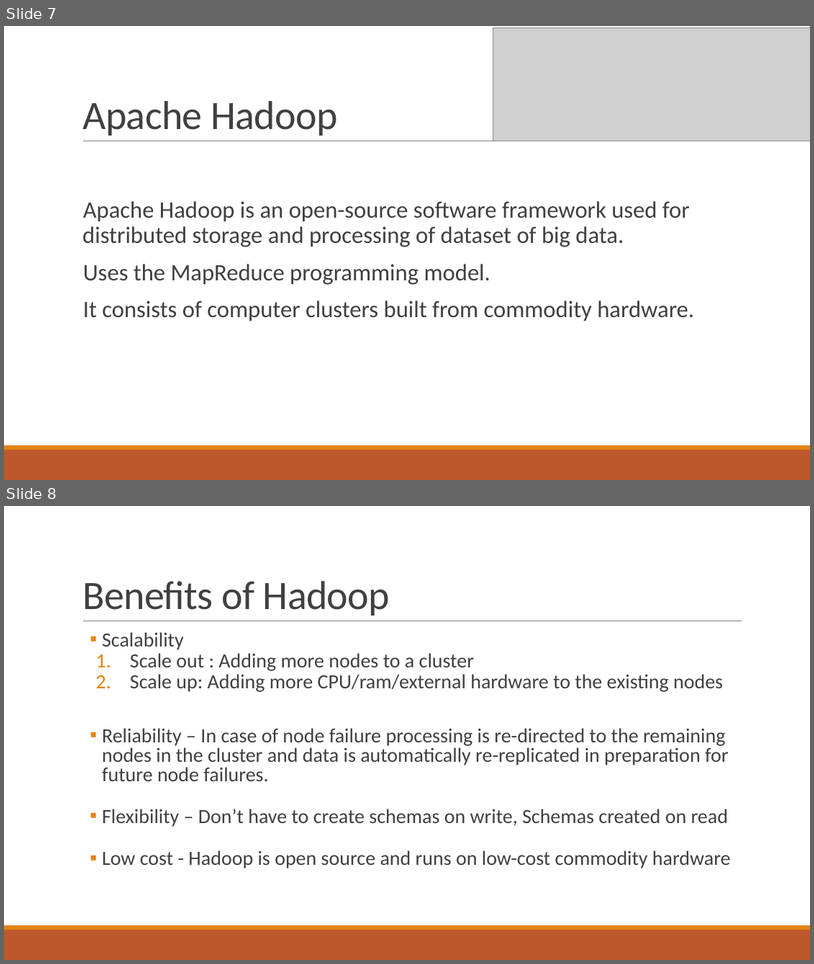
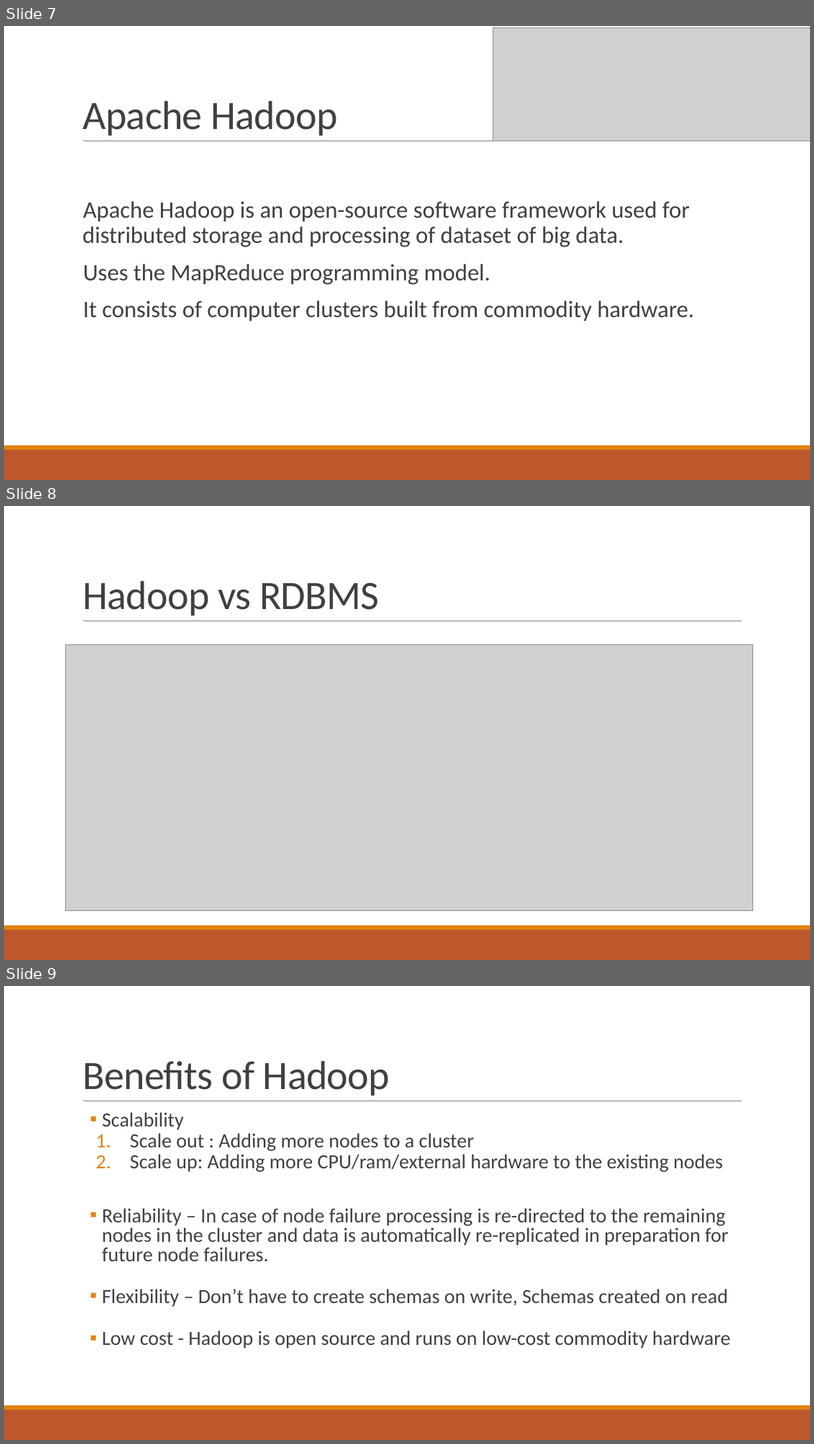
Before and after one commit to kkchaudhary11/H1B_Project, a slide deck: Big Data & Hadoop.pptx. Shown one above the other, each under a label of ours: slides 7 and 8 before the commit, slides 7, 8 and 9 after it. The pictures are 814x964 and 814x1444 pixels, drawn with LibreOffice and Linux fonts; fonts in the diff are those of the drawing; grey boxes stand for pictures. Boxes give left, top, right and bottom in pixels: in the first picture for what was removed or moved away, otherwise in the second. Text is boxed around its words. In the diff, an @@ line names an element or a change of style, - is before the commit and + after.

```diff
--- a/Big Data & Hadoop.pptx
+++ b/Big Data & Hadoop.pptx
@@ slide 8 added at (4,506,810,960), background #FFFFFF; not listed: 3 template elements that a slide beside it also shows @@
@@ title added at (82,581,379,615), 48 pt, text #404040 @@
+Hadoop vs RDBMS
@@ picture added at (66,644,754,911) @@
@@ what was slide 8 is now slide 9 @@
```
Also in this commit, not shown: 1 slide changed, 1 other slide added.
